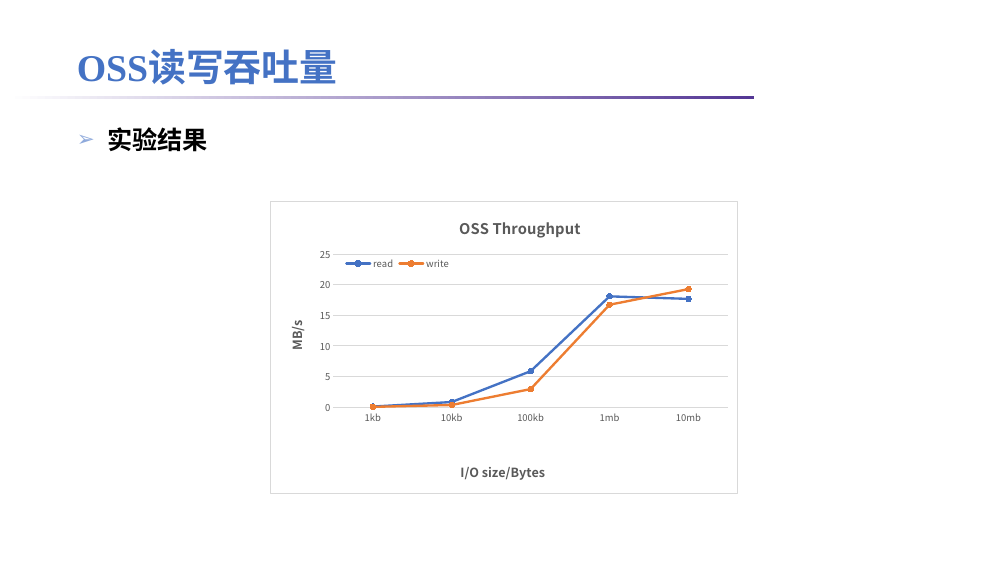
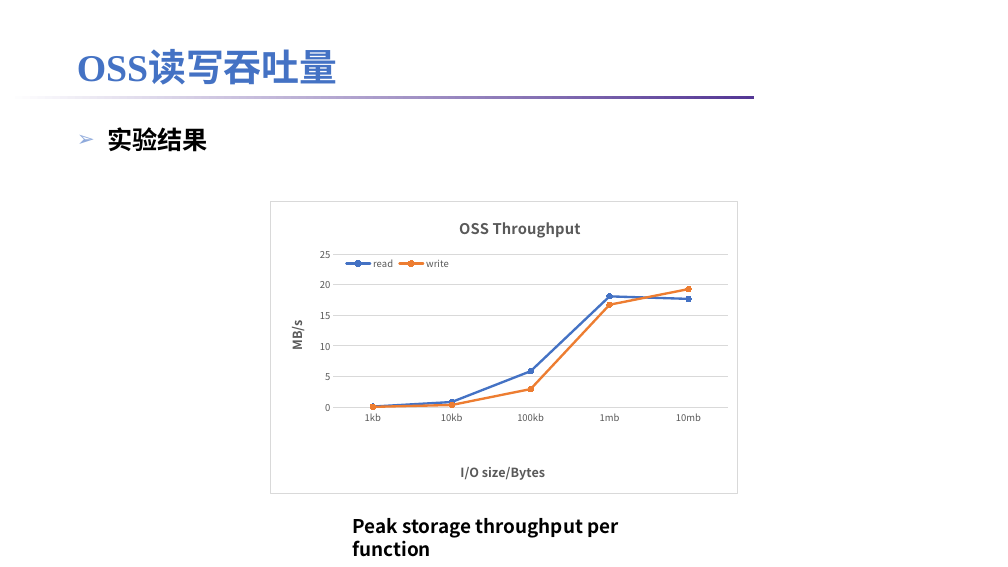
Before and after one commit to lt2000/ADSL, a slide deck: slide 9 of meeting/Lithops实验.pptx. Drawn at 1008x567 pixels with LibreOffice and Linux fonts; fonts in the diff are those of the drawing; background and template pictures are left out. Boxes give left, top, right and bottom in pixels: in the first picture for what was removed or moved away, otherwise in the second. Text is boxed around its words. In the diff, an @@ line names an element or a change of style, - is before the commit and + after.

```diff
--- a/meeting/Lithops实验.pptx
+++ b/meeting/Lithops实验.pptx
@@ text added at (353,518,618,557), 18 pt, text #000000, bold @@
+Peak storage throughput per function
```
Also in this commit, not shown: 3 other slides changed, 1 slide removed, 8 other files.
